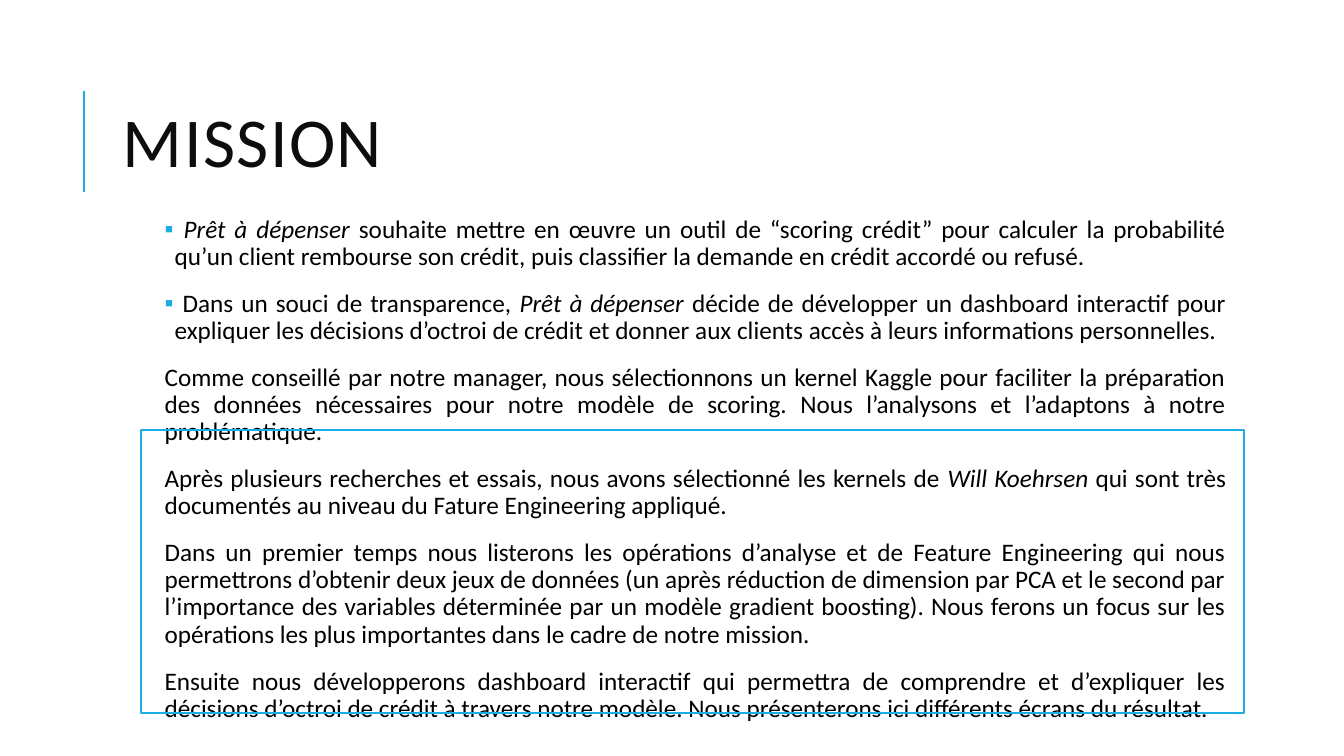
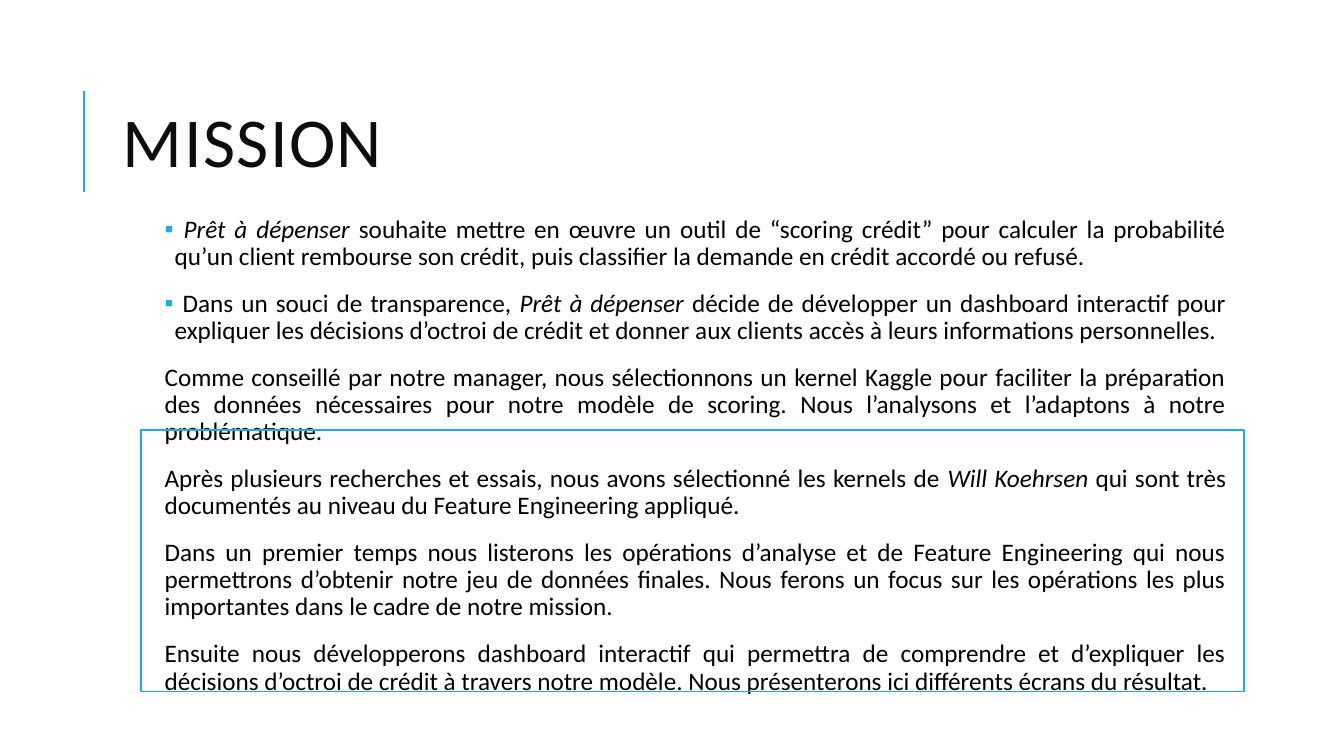
Before and after one commit to Littlewiseman/P07---PAD, a slide deck: slide 4 of Présentation OC Data Science P07.pptx. Drawn at 1344x756 pixels with LibreOffice and Linux fonts; fonts in the diff are those of the drawing. Boxes give left, top, right and bottom in pixels: in the first picture for what was removed or moved away, otherwise in the second. Text is boxed around its words. In the diff, an @@ line names an element or a change of style, - is before the commit and + after.

```diff
--- a/Présentation OC Data Science P07.pptx
+++ b/Présentation OC Data Science P07.pptx
@@ rectangle: place and size @@
-rectangle at <box>141,431,1245,714</box>
+rectangle at <box>141,431,1245,692</box>
@@ text at <box>165,469,1226,619</box>: text changed @@
-Après plusieurs recherches et essais, nous avons sélectionné les kernels de Will Koehrsen qui sont très documentés au niveau du Fature Engineering appliqué.
-Dans un premier temps nous listerons les opérations d’analyse et de Feature Engineering qui nous permettrons d’obtenir deux jeux de données (un après réduction de dimension par PCA et le second par l’importance des variables déterminée par un modèle gradient boosting). Nous ferons un focus sur les opérations les plus importantes dans le cadre de notre mission.
+Après plusieurs recherches et essais, nous avons sélectionné les kernels de Will Koehrsen qui sont très documentés au niveau du Feature Engineering appliqué.
+Dans un premier temps nous listerons les opérations d’analyse et de Feature Engineering qui nous permettrons d’obtenir notre jeu de données finales. Nous ferons un focus sur les opérations les plus importantes dans le cadre de notre mission.
```
Also in this commit, not shown: 7 other slides changed, 2 other files.
